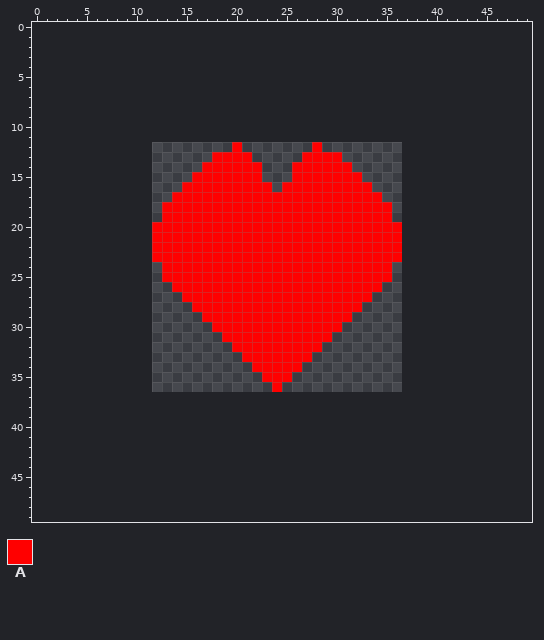
One commit to this pixel-art sprite: assets/heart.png. That is the earlier state.
The file is 25x25 pixels. Pixels under 10% opacity are left out. Colours within 5 levels of each other are drawn and written as one. The old version is drawn lined up with the new one, on the new canvas.
Palette (. is transparent): A #ff0000
Pixels before (only the part around the change), first column x 0:
 0 ..................................................
 1 ..................................................
 2 ..................................................
 3 ..................................................
 4 ..................................................
 5 ..................................................
 6 ..................................................
 7 ..................................................
 8 ..................................................
 9 ..................................................
10 ..................................................
11 ..................................................
12 ....................A.......A.....................
13 ..................AAAA.....AAAA...................
14 .................AAAAAA...AAAAAA..................
15 ................AAAAAAA...AAAAAAA.................
16 ...............AAAAAAAAA.AAAAAAAAA................
17 ..............AAAAAAAAAAAAAAAAAAAAA...............
18 .............AAAAAAAAAAAAAAAAAAAAAAA..............
19 .............AAAAAAAAAAAAAAAAAAAAAAA..............
20 ............AAAAAAAAAAAAAAAAAAAAAAAAA.............
21 ............AAAAAAAAAAAAAAAAAAAAAAAAA.............
22 ............AAAAAAAAAAAAAAAAAAAAAAAAA.............
23 ............AAAAAAAAAAAAAAAAAAAAAAAAA.............
24 .............AAAAAAAAAAAAAAAAAAAAAAA..............
25 .............AAAAAAAAAAAAAAAAAAAAAAA..............
26 ..............AAAAAAAAAAAAAAAAAAAAA...............
27 ...............AAAAAAAAAAAAAAAAAAA................
28 ................AAAAAAAAAAAAAAAAA.................
29 .................AAAAAAAAAAAAAAA..................
30 ..................AAAAAAAAAAAAA...................
31 ...................AAAAAAAAAAA....................
32 ....................AAAAAAAAA.....................
33 .....................AAAAAAA......................
34 ......................AAAAA.......................
35 .......................AAA........................
36 ........................A.........................
37 ..................................................
38 ..................................................
39 ..................................................
40 ..................................................
41 ..................................................
42 ..................................................
43 ..................................................
44 ..................................................
45 ..................................................
46 ..................................................
47 ..................................................
48 ..................................................
49 ..................................................
And afterwards:
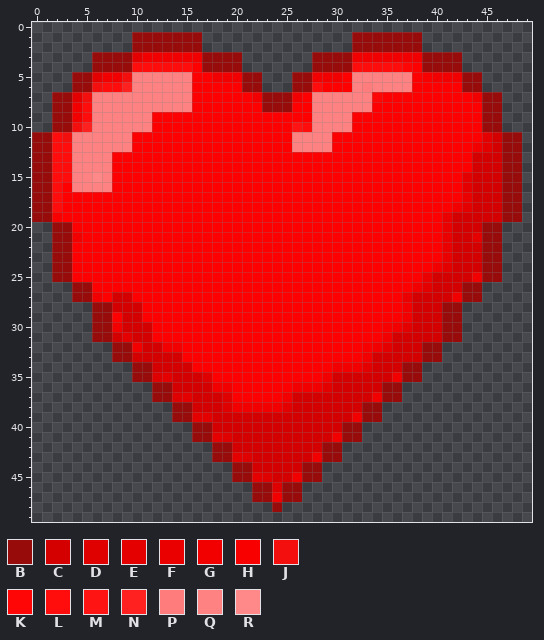
Colours new in this view: B #970b0b  C #d40000  D #df0000  E #e50000  F #eb0000  G #f20000  H #f90000  J #f40f0f  K #ff0606  L #ff0d0d  M #ff1414  N #ff2020  P #ff7c7c  Q #ff8282  R #ff8888
Commit: Обновлена текстура heart
Change:
canvas 25x25 -> 50x50, the old top-left corner now at 12,12
Changed rows in their new state; - is an unchanged pixel.
first column x 0:
 1 ----------BBBBBBB---------------BBBBBBB----------
 2 ----------BBBBBBB---------------BBBBBBB----------
 3 ------BBBBEGGGGGGBBBB-------BBBBGGGGGGGBBBB------
 4 ------BBBBLLLLLLABBBB-------BBBBLLLLLKABBBB------
 5 ----BBEGGJQQQQQQAAGGGBB---BBGGGAQQQQQQAHGGGBB----
 6 ----BBJLLNQQQQQQAAAAABB---BBLAAAQPQQQQAAAAABB----
 7 --BBEJQQQQQQQQQQAAAAAAGBBBGAQQQQQQKAAAAAAAAAGBB--
 8 --BBGLQQQQQQQQQQAAAAAAABBBAAQQQQQQAAAAAAAAAAABB--
 9 --BBGLQQQQQQAAAAAAAAAAAAAAAAQQQQAAAAAAAAAAAAABB--
10 --BBJNQQQQQQAAAAAAAAAAAAAAMLQQQQAAAAAAAAAAAAABB--
11 BBLJQQQQQQAAAAAAAAAAAAAAAAQQQQAAAAAAAAAAAAAAAECBB
12 BBLLQQQQQQAAAAAAAAAA-AAAAAQQQQAAAAAAAAAAAAAAGECBB
13 BBLLQQQQAAAAAAAAAA----AAAAA----AAAAAAAAAAAAACCCBB
14 BBLLQQQQAAAAAAAAA------AAA------AAAAAAAAAAAACCCBB
15 BBLLQQRQAAAAAAAA-------AAA-------AAAAAAAAAAECCCBB
16 BBLAQQQQAAAAAAA---------A---------AAAAAAAAAECCCBB
17 BBLAAAAAAAAAAA---------------------AAAAAAAAFCCCBB
18 BBLAAAAAAAAAA-----------------------AAAAAAGECCCBB
19 BBHAAAAAAAAAA-----------------------AAAAAFCCCCCBB
20 --BBAAAAAAAA-------------------------AAAAFCCCBB--
21 --BBGAAAAAAA-------------------------AAAAFCCEBB--
22 --BBAAAAAAAA-------------------------AAAAFCCCBB--
23 --BBAAAAAAAA-------------------------AAAAFCCCBB--
24 --BBAAAAAAAAA-----------------------AAAAGECCCBB--
25 --BBAAAAAAAAA-----------------------AAAFCCCCGBB--
26 ----BBAAAAAAAA---------------------AAAGECCCBB----
27 ----BBGACCAAAAA-------------------AAAFCCCCGBB----
28 ------BBCCCAAAAA-----------------AAAAGCCCBB------
29 ------BBACCAAAAAA---------------AAAAAGCCCBB------
30 ------BBGCCCAAAAAA-------------AAAAHGECCCBB------
31 ------BBCECCAAAAAAA-----------AAAAAGCCCCCBB------
32 --------BBGCCGGAAAAA---------AAAAHGECCCBB--------
33 --------BBCCCCCAAAAAA-------AAAAAGCCCCCBB--------
34 ----------BBCCCCAAAAAA-----AAAGGGECCCBB----------
35 ----------BBDECCCDAAAAA---AAAGCCCCCCGBB----------
36 ------------BBCCCCGGAAAA-AGGGECCCCCBB------------
37 ------------BBDECCCDAAAAAGCCCCCCCCGBB------------
38 --------------BBCCCDGGGGGECCCCCCCBB--------------
39 --------------BBEECCCCCCCCCCCCCCGBB--------------
40 ----------------BBCCCCCCCCCCCCCBB----------------
41 ----------------BBEDCCCCCCCCCCGBB----------------
42 ------------------BBCCCCCCCCCBB------------------
43 ------------------BBEDCCCCCCGBB------------------
44 --------------------BBCCCCCBB--------------------
45 --------------------BBEDCCGBB--------------------
46 ----------------------BBDBB----------------------
47 ----------------------BBGBB----------------------
48 ------------------------B------------------------
